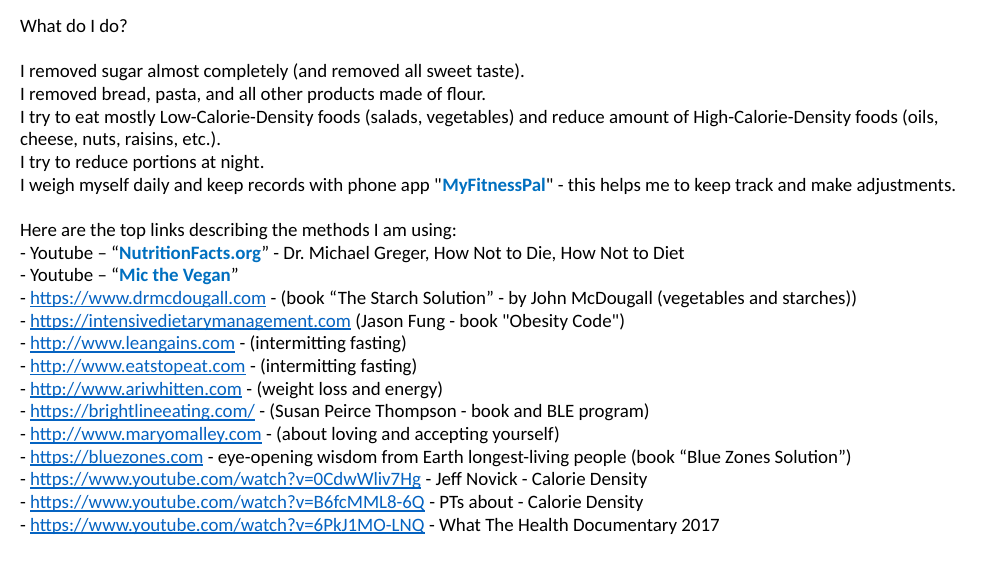
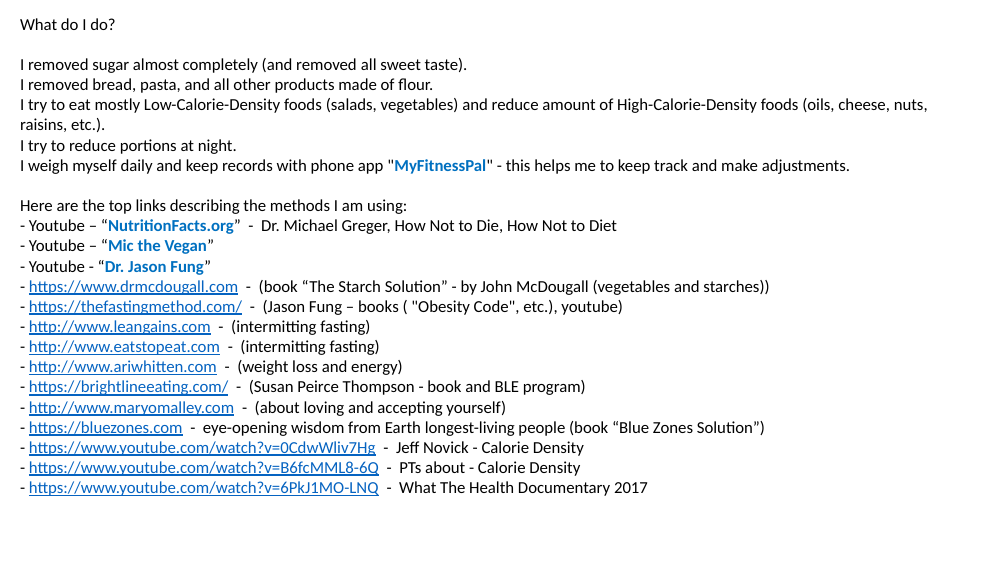
Before and after one commit to lselector/misc, a slide deck: slide 7 of _Life_Lose_Weight.pptx. Drawn at 1008x567 pixels with LibreOffice and Linux fonts; fonts in the diff are those of the drawing. Boxes give left, top, right and bottom in pixels: in the first picture for what was removed or moved away, otherwise in the second. Text is boxed around its words. In the diff, an @@ line names an element or a change of style, - is before the commit and + after.

```diff
--- a/_Life_Lose_Weight.pptx
+++ b/_Life_Lose_Weight.pptx
@@ text at (20,18,928,496): size 18 to 16 pt in "What do I do?", "I removed sugar almost completely (and removed ...", "I try to reduce portions at night. ...", "Here are the top links describing the ..." and 4 more places @@
@@ text at (29,239,769,355): text changed; size 18 to 16 pt @@
-- Youtube – “Mic the Vegan”
-- https://www.drmcdougall.com - (book “The Starch Solution” - by John McDougall (vegetables and starches))
-- https://intensivedietarymanagement.com (Jason Fung - book "Obesity Code")
-- http://www.leangains.com - (intermitting fasting)
-- http://www.eatstopeat.com - (intermitting fasting)
+- Youtube – “Mic the Vegan”
+- Youtube - “Dr. Jason Fung”
+- https://www.drmcdougall.com - (book “The Starch Solution” - by John McDougall (vegetables and starches))
+- https://thefastingmethod.com/ - (Jason Fung – books ( "Obesity Code", etc.), youtube)
+- http://www.leangains.com - (intermitting fasting)
+- http://www.eatstopeat.com - (intermitting fasting)
```
